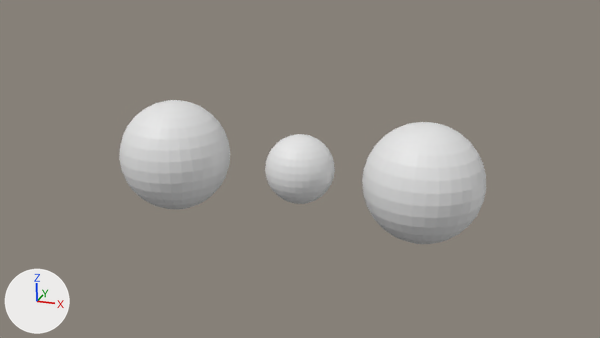
Renders of the Blender file blend-files/scene.blend from each side of a commit.
One viewpoint serves both versions: the file's camera 'Camera'. The lights are fixed; the arrows at lower left show +X, +Y and +Z.

The first picture shows 'Decompty', 'OreGL', 'Recollection'.
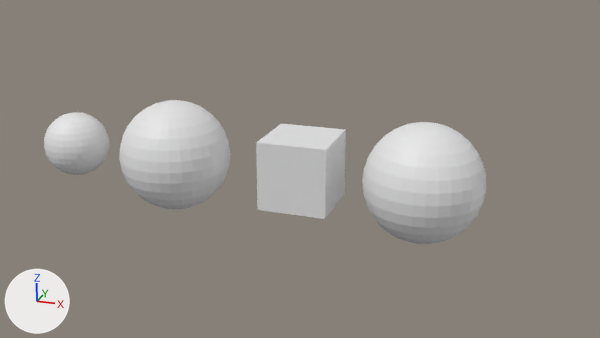
The newer file is also turned or shifted as a whole; pictures and numbers use the older file's frame.

What the commit changed:
me_sphere has 482 vertices, 512 faces and spans x -0.5..0.5, y -0.5..0.5, z -0.5..0.5.
me_sphere is used by ob_oregl; parent ob_mainobj; location (0.0, 0.0, 0.0).
me_sphere part 1: the whole mesh is moved by (-3.761, 0.0, 0.0).
Mesh me_cube_001 is new.
It is a box spanning x -0.5..0.5, y -0.5..0.5, z -0.5..0.5.
Object 'SetA' (ob_seta) is new; it shows me_cube_001.
Its location is (0.03, 0.0, 0.0).

What differs and where, as boxes [x1, y1, x2, y2] in the pictures (600 x 338 px):
'SetA', added
    after: [256, 124, 346, 219]
'OreGL', mesh moved
    before: [265, 134, 335, 204]
    after: [44, 112, 109, 175]
